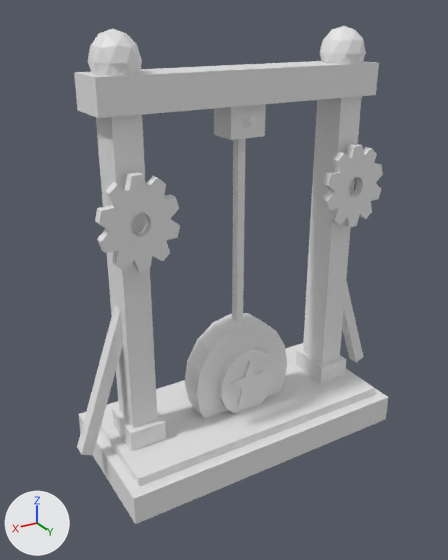
The FBX model assets/models/decor/out/ClockTower/Decor_ClockTower_Pendulum.fbx, before and after one commit.
One viewpoint serves both versions: a 50 mm camera at (-3.63, 36.36, 14.36) aimed at (-13.42, 20.05, 6.2). Every picture has the same lights, and +X, +Y and +Z are marked at lower left. The older version comes first.

Objects in the first picture: 'Pendulum_Body'.
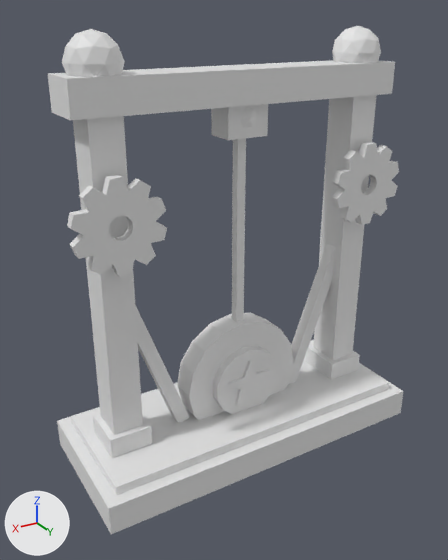
Where the change shows, as pixel boxes (x1, y1, x2, y2) in the pictures (448 x 560 px; the box of a moved part takes in the faces that stretch with it):
'Pendulum_Body', reshaped (13% wider): before (74, 26, 388, 524); after (48, 26, 403, 534)
part 1 of me_pendulum_body, moved or reshaped: before (79, 388, 388, 524); after (57, 363, 403, 534)
part 2 of me_pendulum_body, moved or reshaped: before (100, 343, 375, 486); after (71, 340, 389, 495)
part 3 of me_pendulum_body, moved or reshaped: before (96, 115, 158, 429); after (73, 116, 143, 435)
part 4 of me_pendulum_body, moved or reshaped: before (112, 407, 166, 451); after (93, 413, 152, 458)
part 5 of me_pendulum_body, moved or reshaped: before (88, 29, 142, 76); after (62, 29, 125, 77)
part 6 of me_pendulum_body, moved or reshaped: before (303, 96, 362, 364); after (313, 95, 377, 360)
part 7 of me_pendulum_body, moved or reshaped: before (296, 348, 346, 383); after (305, 344, 360, 380)
part 8 of me_pendulum_body, moved or reshaped: before (320, 26, 366, 64); after (332, 26, 381, 63)
part 9 of me_pendulum_body, moved or reshaped: before (74, 61, 379, 118); after (48, 60, 395, 120)
part 10 of me_pendulum_body, moved or reshaped: before (214, 104, 266, 140); after (211, 104, 268, 140)
part 11 of me_pendulum_body, moved or reshaped: before (185, 313, 287, 418); after (177, 312, 293, 420)
part 12 of me_pendulum_body, moved or reshaped: before (217, 346, 274, 414); after (213, 346, 278, 414)
part 13 of me_pendulum_body, moved or reshaped: before (95, 172, 180, 272); after (67, 175, 167, 277)
part 14 of me_pendulum_body, moved or reshaped: before (322, 144, 383, 227); after (332, 142, 399, 225)
part 15 of me_pendulum_body, moved or reshaped: before (77, 305, 123, 455); after (135, 305, 189, 423)
part 16 of me_pendulum_body, moved or reshaped: before (342, 281, 363, 363); after (289, 244, 335, 384)

What the commit changed:
me_pendulum_body has 656 vertices, 720 faces and spans x -20.0..-8.0, y 17.5..22.5, z 0.0..14.0.
me_pendulum_body is used by ob_pendulum_body; location (0.0, 0.0, 0.0).
me_pendulum_body part 1: the loose piece of 8 vertices spanning x -19.21..-8.79, y 17.5..22.5, z 0.0..1.0 is scaled about its middle by (1.15, 1, 1).
me_pendulum_body part 2: the loose piece of 8 vertices spanning x -18.86..-9.14, y 17.9..22.1, z 1.0..1.3 is scaled about its middle by (1.15, 1, 1).
me_pendulum_body part 3: the loose piece of 8 vertices spanning x -10.53..-9.66, y 19.4..20.6, z 1.3..12.0 is scaled about its middle by (1.15, 1, 1), then moved by (0.59, 0.0, 0.0).
me_pendulum_body part 4: the loose piece of 8 vertices spanning x -10.7..-9.48, y 19.2..20.8, z 1.3..2.0 is scaled about its middle by (1.15, 1, 1), then moved by (0.59, 0.0, 0.0).
me_pendulum_body part 5: the loose piece of 42 vertices spanning x -10.75..-9.43, y 19.2..20.8, z 12.4..14.0 is scaled about its middle by (1.15, 1, 1), then moved by (0.59, 0.0, 0.0).
me_pendulum_body part 6: the loose piece of 8 vertices spanning x -18.34..-17.47, y 19.4..20.6, z 1.3..12.0 is scaled about its middle by (1.15, 1, 1), then moved by (-0.59, 0.0, 0.0).
me_pendulum_body part 7: the loose piece of 8 vertices spanning x -18.52..-17.3, y 19.2..20.8, z 1.3..2.0 is scaled about its middle by (1.15, 1, 1), then moved by (-0.59, 0.0, 0.0).
me_pendulum_body part 8: the loose piece of 42 vertices spanning x -18.57..-17.25, y 19.2..20.8, z 12.4..14.0 is scaled about its middle by (1.15, 1, 1), then moved by (-0.59, 0.0, 0.0).
me_pendulum_body part 9: the loose piece of 8 vertices spanning x -18.78..-9.22, y 19.2..20.8, z 11.9..12.9 is scaled about its middle by (1.15, 1, 1).
me_pendulum_body part 10: the loose piece of 8 vertices spanning x -14.61..-13.39, y 19.5..20.5, z 10.9..11.9 is scaled about its middle by (1.15, 1, 1).
me_pendulum_body part 11: the loose piece of 32 vertices spanning x -15.91..-12.09, y 19.55..20.45, z 0.2..4.6 is scaled about its middle by (1.15, 1, 1).
me_pendulum_body part 12: the loose piece of 28 vertices spanning x -15.1..-12.9, y 20.45..20.75, z 1.1..3.7 is scaled about its middle by (1.15, 1, 1).
me_pendulum_body part 13: the loose piece of 160 vertices spanning x -11.29..-8.89, y 20.85..21.15, z 7.61..10.39 is scaled about its middle by (1.15, 1, 1), then moved by (0.59, 0.0, 0.0).
me_pendulum_body part 14: the loose piece of 160 vertices spanning x -19.11..-16.71, y 20.85..21.15, z 7.61..10.39 is scaled about its middle by (1.15, 1, 1), then moved by (-0.59, 0.0, 0.0).
me_pendulum_body part 15: 8 of 656 vertices moved; they spanned x -10.36..-8.0, y 19.77..20.23, z 1.22..7.08 and now span x -11.91..-9.39, y 19.77..20.23, z 1.22..7.08; mean shift (-1.47, 0.0, 0.0); largest move (-8.36, 20.23, 1.22) -> (-11.91, 20.23, 1.38).
me_pendulum_body part 16: 8 of 656 vertices moved; they spanned x -20.0..-17.64, y 19.77..20.23, z 1.22..7.08 and now span x -18.61..-16.09, y 19.77..20.23, z 1.22..7.08; mean shift (1.47, 0.0, 0.0); largest move (-19.64, 20.23, 1.22) -> (-16.09, 20.23, 1.38).
